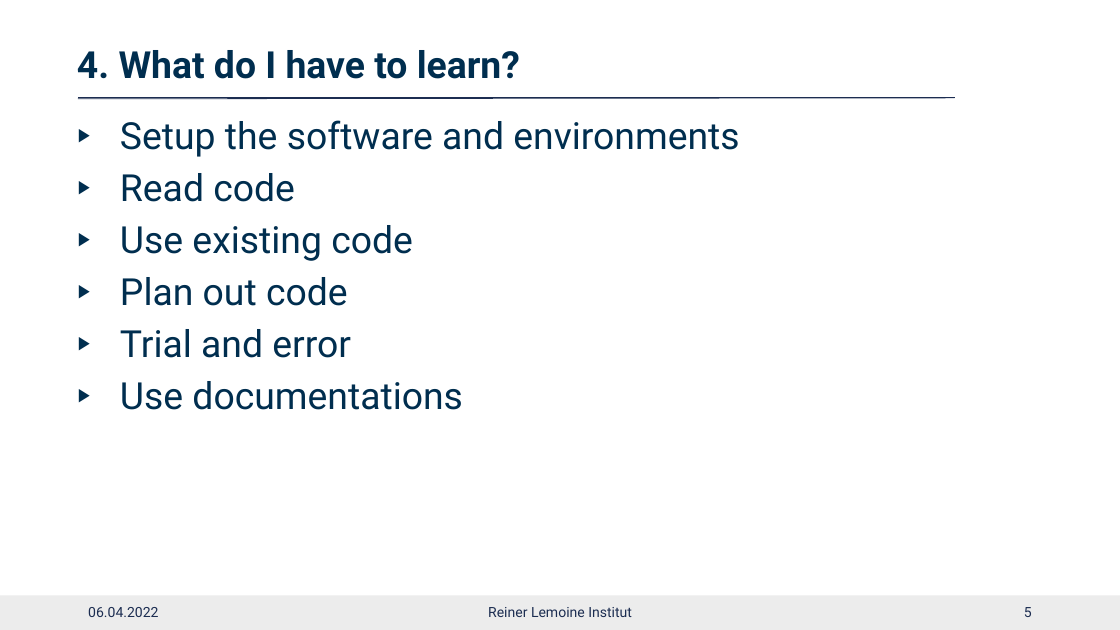
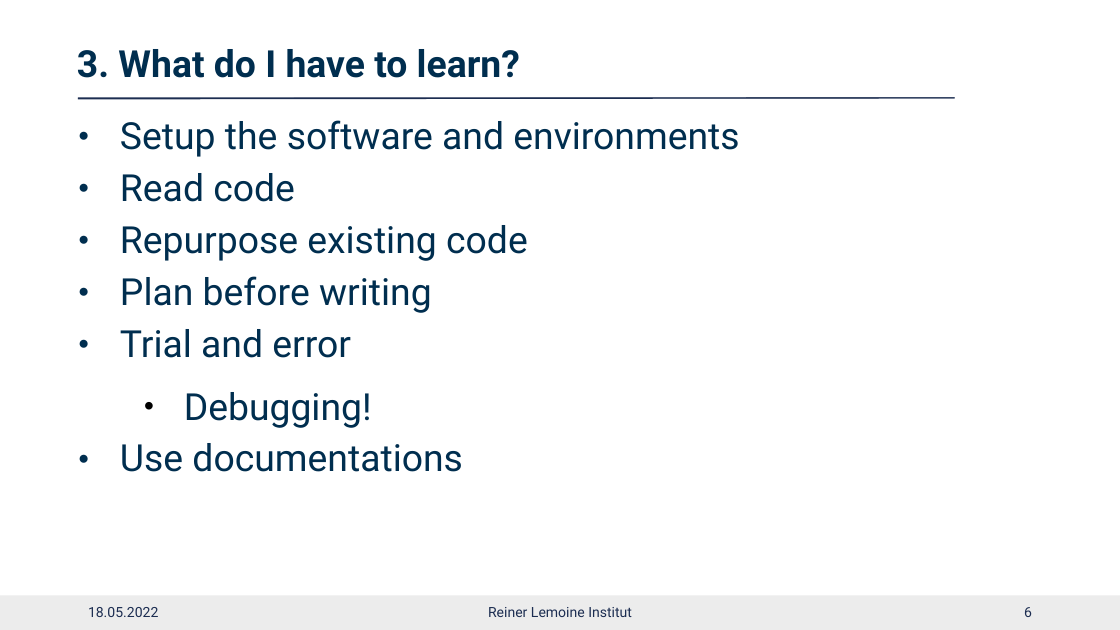
Before and after one commit to rl-institut/workshop, a slide deck: slide 6 of learn-python/presentations/2022-04-05_python_intro_draft.pptx. Drawn at 1120x630 pixels with LibreOffice and Linux fonts; fonts in the diff are those of the drawing; background and template pictures are left out. Boxes give left, top, right and bottom in pixels: in the first picture for what was removed or moved away, otherwise in the second. Text is boxed around its words. In the diff, an @@ line names an element or a change of style, - is before the commit and + after.

Commit message:
update presentation

```diff
--- a/learn-python/presentations/2022-04-05_python_intro_draft.pptx
+++ b/learn-python/presentations/2022-04-05_python_intro_draft.pptx
@@ text at (x1=77, y1=49, x2=520, y2=78): text changed @@
-4. What do I have to learn?
+3. What do I have to learn?
@@ line (78, 99) - (954, 97): stroke #1C2D51 0.5 pt to #1C2D51 0.75 pt @@
@@ line (78, 97) - (954, 97): stroke #1C2D51 0.5 pt to #1C2D51 0.75 pt @@
@@ text at (x1=120, y1=120, x2=739, y2=472): bullet ▶ to ● @@
@@ text at (x1=120, y1=225, x2=528, y2=313): text changed @@
-▶ Use existing code
-▶ Plan out code
+● Repurpose existing code
+● Plan before writing
@@ text at (x1=184, y1=392, x2=372, y2=428): paragraph added @@
+  • Debugging!
@@ text at (x1=88, y1=607, x2=158, y2=617): text changed @@
-06.04.2022
+18.05.2022
@@ page number at (x1=1024, y1=607, x2=1032, y2=617): text changed @@
-5
+6
```
Also in this commit, not shown: 3 other slides changed, 2 slides added, 3 slides removed.
